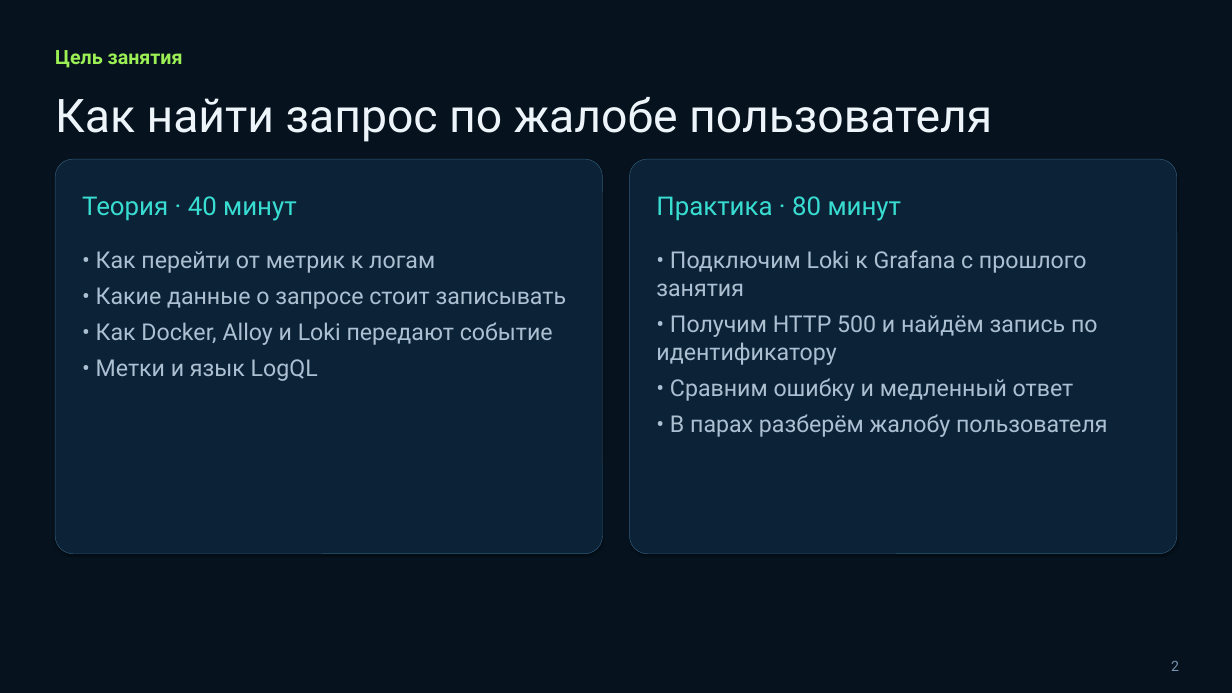
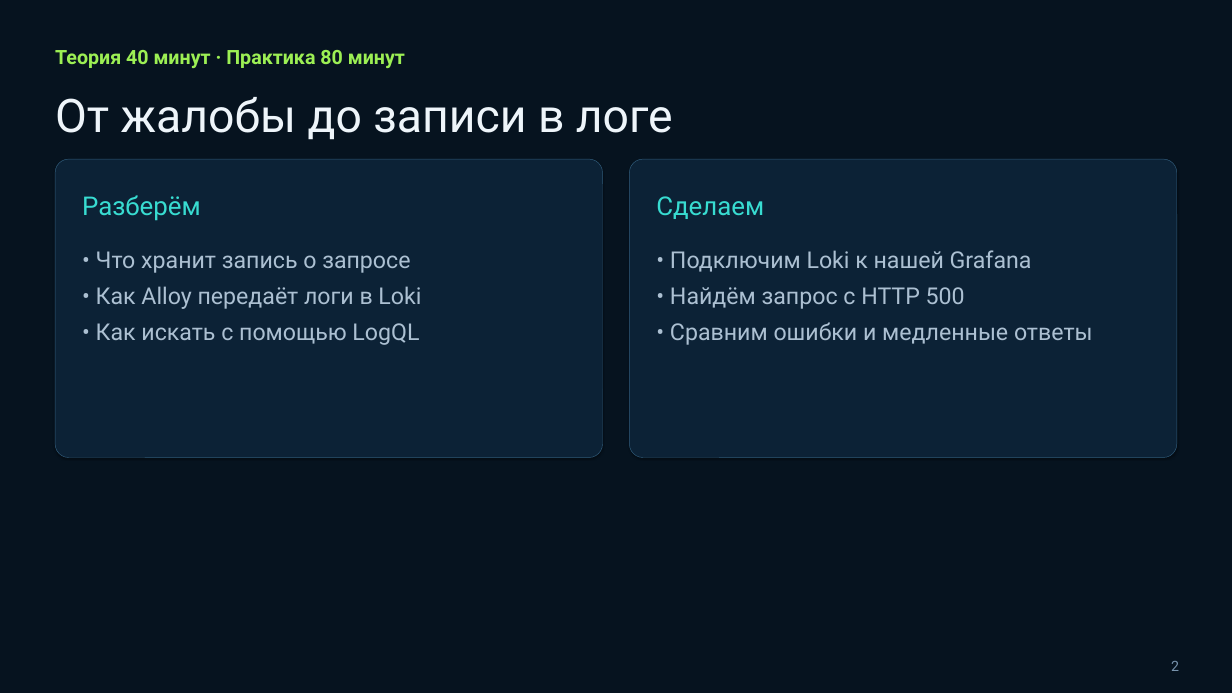
Before and after one commit to tenroman1-design/devops-lab, a slide deck: slide 2 of lesson16/Занятие 16 — Централизованное логирование.pptx. Drawn at 1232x693 pixels with LibreOffice and Linux fonts; fonts in the diff are those of the drawing. Boxes give left, top, right and bottom in pixels: in the first picture for what was removed or moved away, otherwise in the second. Text is boxed around its words. In the diff, an @@ line names an element or a change of style, - is before the commit and + after.

```diff
--- a/lesson16/Занятие 16 — Централизованное логирование.pptx
+++ b/lesson16/Занятие 16 — Централизованное логирование.pptx
@@ text at [55,50,405,68]: text changed @@
-Цель занятия
+Теория 40 минут · Практика 80 минут
@@ text at [55,97,673,140]: text changed @@
-Как найти запрос по жалобе пользователя
+От жалобы до записи в логе
@@ rounded rectangle: place and size @@
-rounded rectangle at [55,159,602,553]
+rounded rectangle at [55,159,602,457]
@@ rounded rectangle: place and size @@
-rounded rectangle at [629,159,1177,553]
+rounded rectangle at [629,159,1177,457]
@@ text at [82,195,201,221]: text changed @@
-Теория · 40 минут
+Разберём
@@ text at [656,196,764,219]: text changed @@
-Практика · 80 минут
+Сделаем
@@ text at [96,251,421,345]: text changed @@
-• Как перейти от метрик к логам
-• Какие данные о запросе стоит записывать
-• Как Docker, Alloy и Loki передают событие
-• Метки и язык LogQL
+• Что хранит запись о запросе
+• Как Alloy передаёт логи в Loki
+• Как искать с помощью LogQL
@@ text at [670,250,1093,345]: text changed @@
-• Подключим Loki к Grafana с прошлого занятия
-• Получим HTTP 500 и найдём запись по идентификатору
-• Сравним ошибку и медленный ответ
-• В парах разберём жалобу пользователя
+• Подключим Loki к нашей Grafana
+• Найдём запрос с HTTP 500
+• Сравним ошибки и медленные ответы
```
Also in this commit, not shown: 12 other slides changed, 1 slide added, 1 slide removed.
